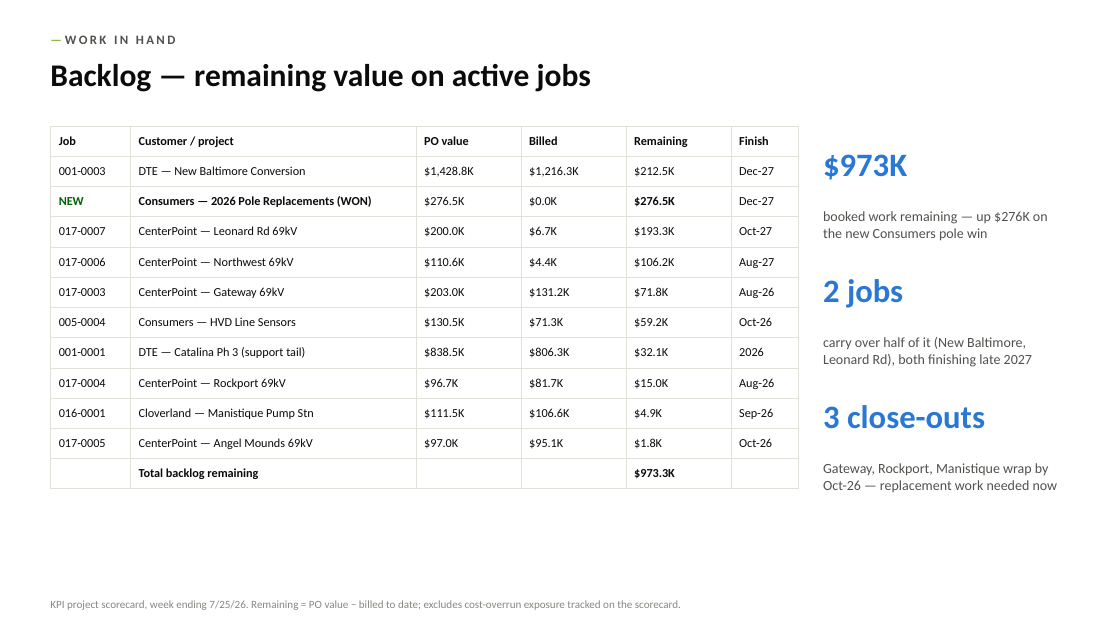
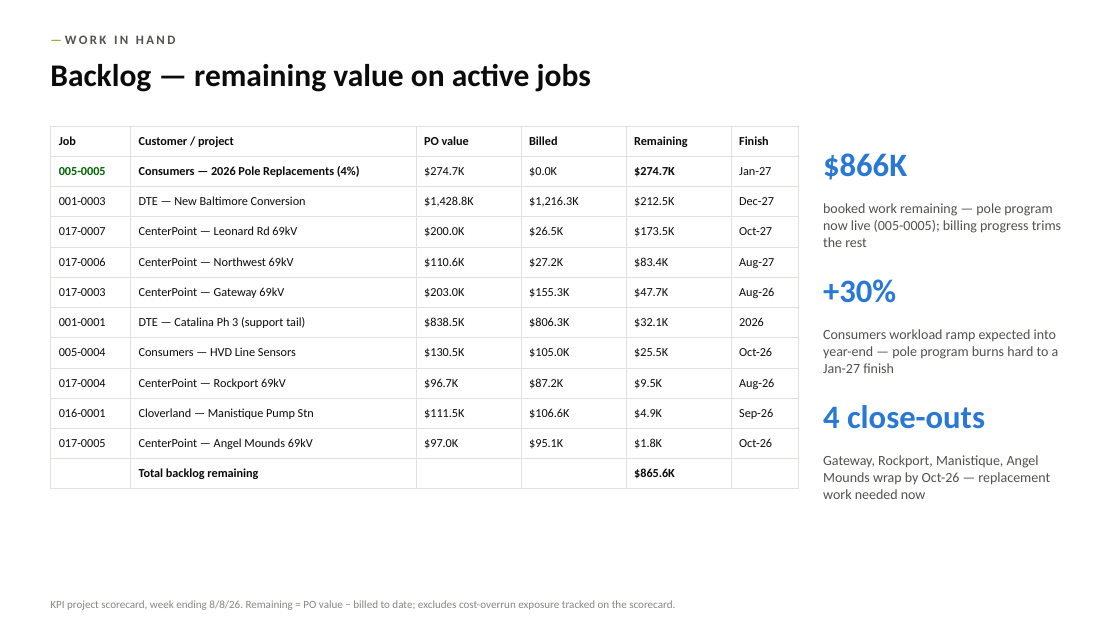
Before and after one commit to codlingjim-debug/CVR---Financial, a slide deck: slide 11 of reports/CVR_Deck_Jun2026.pptx. Drawn at 1120x630 pixels with LibreOffice and Linux fonts; fonts in the diff are those of the drawing. Boxes give left, top, right and bottom in pixels: in the first picture for what was removed or moved away, otherwise in the second. Text is boxed around its words. In the diff, an @@ line names an element or a change of style, - is before the commit and + after.

```diff
--- a/reports/CVR_Deck_Jun2026.pptx
+++ b/reports/CVR_Deck_Jun2026.pptx
@@ table at box(50, 126, 798, 483) @@
+row 2: 005-0005 | Consumers — 2026 Pole Replacements (4%) | $274.7K | $0.0K | $274.7K | Jan-27
-row 3: NEW | Consumers — 2026 Pole Replacements (WON) | $276.5K | $0.0K | $276.5K | Dec-27
-row 4: 017-0007 | CenterPoint — Leonard Rd 69kV | $200.0K | $6.7K | $193.3K | Oct-27
-row 5: 017-0006 | CenterPoint — Northwest 69kV | $110.6K | $4.4K | $106.2K | Aug-27
-row 6: 017-0003 | CenterPoint — Gateway 69kV | $203.0K | $131.2K | $71.8K | Aug-26
-row 7: 005-0004 | Consumers — HVD Line Sensors | $130.5K | $71.3K | $59.2K | Oct-26
+row 4: 017-0007 | CenterPoint — Leonard Rd 69kV | $200.0K | $26.5K | $173.5K | Oct-27
+row 5: 017-0006 | CenterPoint — Northwest 69kV | $110.6K | $27.2K | $83.4K | Aug-27
+row 6: 017-0003 | CenterPoint — Gateway 69kV | $203.0K | $155.3K | $47.7K | Aug-26
-row 9: 017-0004 | CenterPoint — Rockport 69kV | $96.7K | $81.7K | $15.0K | Aug-26
+row 8: 005-0004 | Consumers — HVD Line Sensors | $130.5K | $105.0K | $25.5K | Oct-26
+row 9: 017-0004 | CenterPoint — Rockport 69kV | $96.7K | $87.2K | $9.5K | Aug-26
-row 12, column 5: $973.3K
+row 12, column 5: $865.6K
@@ text at box(823, 153, 907, 180): text changed @@
-$973K
+$866K
@@ text at box(823, 203, 1061, 247): text changed @@
-booked work remaining — up $276K on the new Consumers pole win
+booked work remaining — pole program now live (005-0005); billing progress trims the rest
@@ text at box(823, 279, 896, 303): text changed @@
-2 jobs
++30%
@@ text at box(823, 329, 1059, 373): text changed @@
-carry over half of it (New Baltimore, Leonard Rd), both finishing late 2027
+Consumers workload ramp expected into year-end — pole program burns hard to a Jan-27 finish
@@ text at box(823, 405, 985, 429): text changed @@
-3 close-outs
+4 close-outs
@@ text at box(823, 455, 1050, 499): text changed @@
-Gateway, Rockport, Manistique wrap by Oct-26 — replacement work needed now
+Gateway, Rockport, Manistique, Angel Mounds wrap by Oct-26 — replacement work needed now
@@ text at box(50, 600, 675, 610): text changed @@
-KPI project scorecard, week ending 7/25/26. Remaining = PO value − billed to date; excludes cost-overrun exposure tracked on the scorecard.
+KPI project scorecard, week ending 8/8/26. Remaining = PO value − billed to date; excludes cost-overrun exposure tracked on the scorecard.
```
Also in this commit, not shown: 8 other slides changed, 1 slide added, 7 other files.
